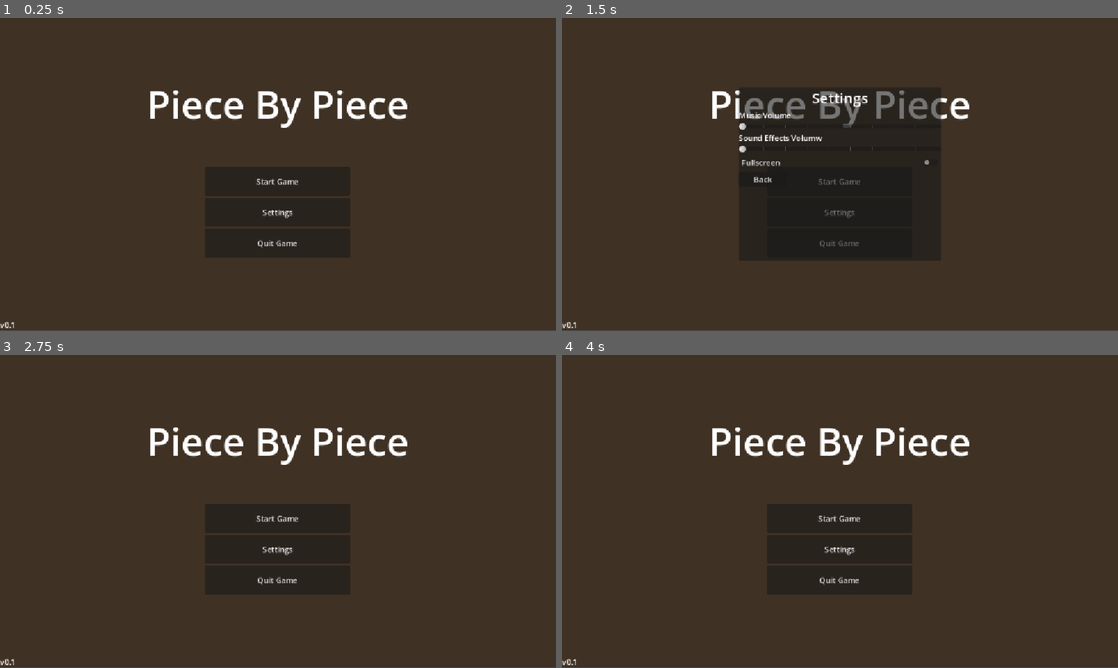
Above: before the commit, frames 1-4 (two rows, left to right).
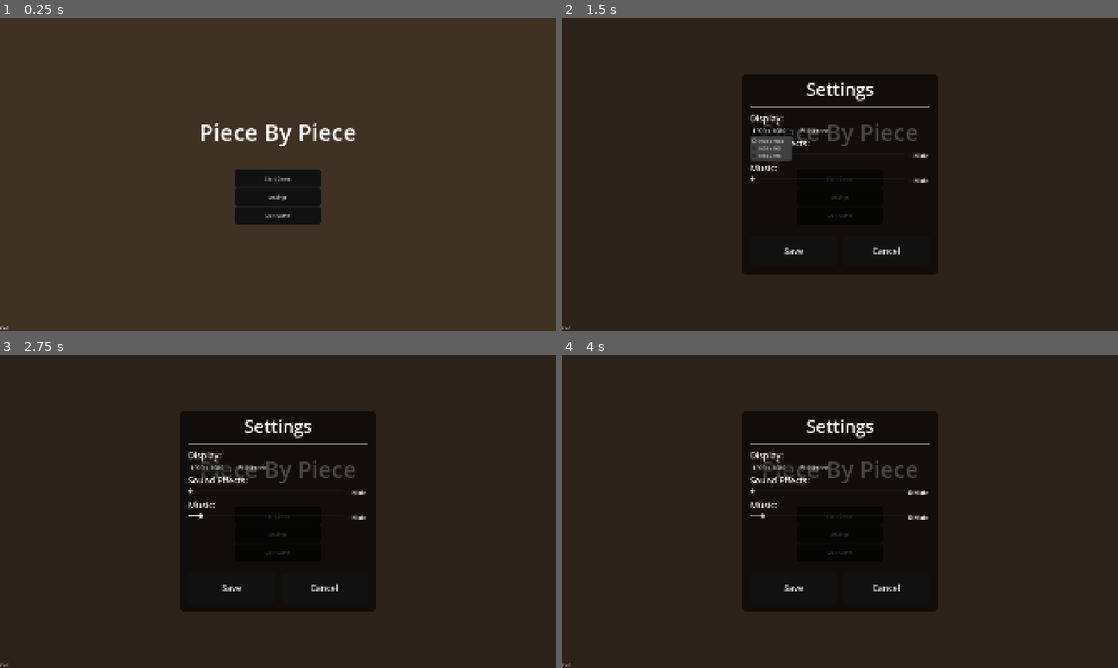
Above: after the commit, the same moments.

Repository: zsansone54/museum-game
Game: Godot game, scene res://MainMenu.tscn
Two runs of this game, one before a commit and one after it. Both use one fixed random seed, a clock stepped at 60 frames per second and the inputs below.
Inputs (mouse positions are in pixels of both pictures, inside the frame that each line leads up to):
- Up to frame 1 (0.25 s): no input
- Up to frame 2 (1.5 s): click "Settings" at 0.5 s; click (773, 130) at 1.25 s, where only the run after the commit has a clickable "1920 x 1080"
- Up to frame 3 (2.75 s): click (200, 517) at 2 s, where only the run before the commit has a clickable "Back"
- Up to frame 4 (4 s): click (917, 492) at 2.75 s, where only the run after the commit has a clickable "Mute"; click (917, 517) at 3.5 s, where only the run after the commit has a clickable "Mute"

The runs differ from the first frame. In frame 1, 3.1% of the frame differs, in the area x 0-100%, y 23-100%; in frame 2, 9.6%; in frame 3, 19%; in frame 4, 19%, in the area x 0-100%, y 18-100%.

Commit message:
settings

Diff:
--- a/game/GameData.gd
+++ b/game/GameData.gd
@@ -1,6 +1,6 @@
 extends Node
 
-static func data() -> Dictionary:
+func data() -> Dictionary:
 	return {
 		"initial values" : {
 			"starting_funds" : 25,
--- a/game/MainMenu.tscn
+++ b/game/MainMenu.tscn
@@ -2,6 +2,7 @@
 
 [ext_resource type="Script" uid="uid://br7by6rlm1u4i" path="res://MainMenu.gd" id="1_i26rj"]
 [ext_resource type="PackedScene" uid="uid://bu1af3cp8soep" path="res://SettingsMenu.tscn" id="2_eiy7p"]
+[ext_resource type="StyleBox" uid="uid://d1vcbri8riot2" path="res://rounded_button.tres" id="2_h7a2f"]
 
 [node name="MainMenu" type="Control" unique_id=1441152146]
 layout_mode = 3
@@ -70,16 +71,28 @@
 [node name="StartButton" type="Button" parent="CenterContainer/MenuBox/TitleLabel/ButtonCenter/VBoxContainer" unique_id=582135703]
 custom_minimum_size = Vector2(300, 60)
 layout_mode = 2
+theme_override_styles/normal = ExtResource("2_h7a2f")
+theme_override_styles/pressed = ExtResource("2_h7a2f")
+theme_override_styles/hover = ExtResource("2_h7a2f")
+theme_override_styles/disabled = ExtResource("2_h7a2f")
 text = "Start Game"
 
 [node name="SettingsButton" type="Button" parent="CenterContainer/MenuBox/TitleLabel/ButtonCenter/VBoxContainer" unique_id=486316680]
 custom_minimum_size = Vector2(300, 60)
 layout_mode = 2
+theme_override_styles/normal = ExtResource("2_h7a2f")
+theme_override_styles/pressed = ExtResource("2_h7a2f")
+theme_override_styles/hover = ExtResource("2_h7a2f")
+theme_override_styles/disabled = ExtResource("2_h7a2f")
 text = "Settings"
 
 [node name="QuitButton" type="Button" parent="CenterContainer/MenuBox/TitleLabel/ButtonCenter/VBoxContainer" unique_id=1879518218]
 custom_minimum_size = Vector2(300, 60)
 layout_mode = 2
+theme_override_styles/normal = ExtResource("2_h7a2f")
+theme_override_styles/pressed = ExtResource("2_h7a2f")
+theme_override_styles/hover = ExtResource("2_h7a2f")
+theme_override_styles/disabled = ExtResource("2_h7a2f")
 text = "Quit Game"
 
 [node name="SettingsMenu" parent="." unique_id=1430616981 instance=ExtResource("2_eiy7p")]
--- a/game/SettingsMenu.tscn
+++ b/game/SettingsMenu.tscn
@@ -1,6 +1,14 @@
 [gd_scene format=3 uid="uid://bu1af3cp8soep"]
 
 [ext_resource type="Script" uid="uid://dhk3begqtexxl" path="res://settings_menu.gd" id="1_svoao"]
+[ext_resource type="StyleBox" uid="uid://d1vcbri8riot2" path="res://rounded_button.tres" id="2_jttlj"]
+
+[sub_resource type="StyleBoxFlat" id="StyleBoxFlat_svoao"]
+bg_color = Color(0, 0, 0, 0.60784316)
+corner_radius_top_left = 16
+corner_radius_top_right = 16
+corner_radius_bottom_right = 16
+corner_radius_bottom_left = 16
 
 [node name="SettingsMenu" type="Control" unique_id=1430616981]
 layout_mode = 3
@@ -10,6 +18,15 @@
 grow_horizontal = 2
 grow_vertical = 2
 script = ExtResource("1_svoao")
+
+[node name="Dimmer" type="ColorRect" parent="." unique_id=1208112888]
+layout_mode = 1
+anchors_preset = 15
+anchor_right = 1.0
+anchor_bottom = 1.0
+grow_horizontal = 2
+grow_vertical = 2
+color = Color(0, 0, 0, 1)
 
 [node name="SettingsPanel" type="PanelContainer" parent="." unique_id=320651727]
 layout_mode = 1
@@ -24,46 +41,126 @@
 offset_bottom = 78.5
 grow_horizontal = 2
 grow_vertical = 2
+theme_override_styles/panel = SubResource("StyleBoxFlat_svoao")
 
 [node name="PanelMargin" type="MarginContainer" parent="SettingsPanel" unique_id=168262658]
 layout_mode = 2
+theme_override_constants/margin_left = 30
+theme_override_constants/margin_top = 10
+theme_override_constants/margin_right = 30
+theme_override_constants/margin_bottom = 30
 
 [node name="SettingsBox" type="VBoxContainer" parent="SettingsPanel/PanelMargin" unique_id=1117676388]
-custom_minimum_size = Vector2(420, 360)
+custom_minimum_size = Vector2(600, 650)
 layout_mode = 2
 
-[node name="TitleLabel" type="Label" parent="SettingsPanel/PanelMargin/SettingsBox" unique_id=1765782075]
+[node name="TitleLabel" type="Label" parent="SettingsPanel/PanelMargin/SettingsBox" unique_id=787524012]
 layout_mode = 2
-theme_override_font_sizes/font_size = 30
+theme_override_font_sizes/font_size = 60
 text = "Settings"
 horizontal_alignment = 1
 
-[node name="MusicLabel" type="Label" parent="SettingsPanel/PanelMargin/SettingsBox" unique_id=1917095615]
+[node name="Divider" type="HSeparator" parent="SettingsPanel/PanelMargin/SettingsBox" unique_id=1257328560]
+custom_minimum_size = Vector2(0, 30)
 layout_mode = 2
-text = "Music Volume"
 
-[node name="MusicSlider" type="HSlider" parent="SettingsPanel/PanelMargin/SettingsBox" unique_id=880520562]
+[node name="DisplaySection" type="VBoxContainer" parent="SettingsPanel/PanelMargin/SettingsBox" unique_id=1276027645]
 layout_mode = 2
-tick_count = 10
-ticks_position = 3
 
-[node name="SfxLabel" type="Label" parent="SettingsPanel/PanelMargin/SettingsBox" unique_id=2034420229]
+[node name="DisplayLabel" type="Label" parent="SettingsPanel/PanelMargin/SettingsBox/DisplaySection" unique_id=346712621]
 layout_mode = 2
-text = "Sound Effects Volumw"
+theme_override_font_sizes/font_size = 30
+text = "Display: "
 
-[node name="SfxSlider" type="HSlider" parent="SettingsPanel/PanelMargin/SettingsBox" unique_id=657552225]
+[node name="DisplayControls" type="HBoxContainer" parent="SettingsPanel/PanelMargin/SettingsBox/DisplaySection" unique_id=1661479191]
 layout_mode = 2
-tick_count = 10
-ticks_position = 3
 
-[node name="FullscreenButton" type="CheckButton" parent="SettingsPanel/PanelMargin/SettingsBox" unique_id=1715081866]
+[node name="ResolutionDropdown" type="OptionButton" parent="SettingsPanel/PanelMargin/SettingsBox/DisplaySection/DisplayControls" unique_id=1502580533]
 layout_mode = 2
-text = "Fullscreen"
+theme_override_font_sizes/font_size = 20
+selected = 0
+item_count = 3
+popup/item_0/text = "1920 x 1080"
+popup/item_0/id = 0
+popup/item_1/text = "1600 x 900"
+popup/item_1/id = 1
+popup/item_2/text = "1280 x 720"
+popup/item_2/id = 2
 
-[node name="Close Button" type="Button" parent="SettingsPanel/PanelMargin/SettingsBox" unique_id=1308787684]
-custom_maximum_size = Vector2(100, -1)
+[node name="FullscreenCheckbox" type="CheckBox" parent="SettingsPanel/PanelMargin/SettingsBox/DisplaySection/DisplayControls" unique_id=1097723153]
 layout_mode = 2
-text = "Back"
-icon_alignment = 1
+theme_override_font_sizes/font_size = 20
+text = "Fullscreen "
 
-[connection signal="pressed" from="SettingsPanel/PanelMargin/SettingsBox/Close Button" to="." method="_on_close_button_pressed"]
+[node name="SfxSection" type="VBoxContainer" parent="SettingsPanel/PanelMargin/SettingsBox" unique_id=713244768]
+layout_mode = 2
+
+[node name="SfxLabel" type="Label" parent="SettingsPanel/PanelMargin/SettingsBox/SfxSection" unique_id=1344075341]
+layout_mode = 2
+theme_override_font_sizes/font_size = 30
+text = "Sound Effects: "
+
+[node name="SfxControls" type="HBoxContainer" parent="SettingsPanel/PanelMargin/SettingsBox/SfxSection" unique_id=64708548]
+layout_mode = 2
+
+[node name="SfxSlider" type="HSlider" parent="SettingsPanel/PanelMargin/SettingsBox/SfxSection/SfxControls" unique_id=1682426187]
+custom_minimum_size = Vector2(0, 24)
+layout_mode = 2
+size_flags_horizontal = 3
+
+[node name="SfxMuteCheckbox" type="CheckBox" parent="SettingsPanel/PanelMargin/SettingsBox/SfxSection/SfxControls" unique_id=1568449481]
+layout_mode = 2
+theme_override_font_sizes/font_size = 20
+text = "Mute"
+
+[node name="MusicSection" type="VBoxContainer" parent="SettingsPanel/PanelMargin/SettingsBox" unique_id=125415479]
+layout_mode = 2
+
+[node name="MusicLabel" type="Label" parent="SettingsPanel/PanelMargin/SettingsBox/MusicSection" unique_id=1038538433]
+layout_mode = 2
+theme_override_font_sizes/font_size = 30
+text = "Music:                "
+
+[node name="MusicControls" type="HBoxContainer" parent="SettingsPanel/PanelMargin/SettingsBox/MusicSection" unique_id=1724919797]
+layout_mode = 2
+
+[node name="MusicSlider" type="HSlider" parent="SettingsPanel/PanelMargin/SettingsBox/MusicSection/MusicControls" unique_id=1611566298]
+custom_minimum_size = Vector2(0, 24)
+layout_mode = 2
+size_flags_horizontal = 3
+
+[node name="MusicMuteCheckBox" type="CheckBox" parent="SettingsPanel/PanelMargin/SettingsBox/MusicSection/MusicControls" unique_id=776450530]
+layout_mode = 2
+theme_override_font_sizes/font_size = 20
+text = "Mute"
+
+[node name="Spacer" type="Control" parent="SettingsPanel/PanelMargin/SettingsBox" unique_id=254392200]
+layout_mode = 2
+size_flags_vertical = 3
+
+[node name="ButtonRow" type="HBoxContainer" parent="SettingsPanel/PanelMargin/SettingsBox" unique_id=1156871407]
+layout_mode = 2
+theme_override_constants/separation = 20
+
+[node name="SaveButton" type="Button" parent="SettingsPanel/PanelMargin/SettingsBox/ButtonRow" unique_id=1231447990]
+custom_minimum_size = Vector2(300, 100)
+layout_mode = 2
+theme_override_font_sizes/font_size = 30
+theme_override_styles/normal = ExtResource("2_jttlj")
+theme_override_styles/pressed = ExtResource("2_jttlj")
+theme_override_styles/hover = ExtResource("2_jttlj")
+theme_override_styles/disabled = ExtResource("2_jttlj")
+text = "Save"
+
+[node name="CancelButton" type="Button" parent="SettingsPanel/PanelMargin/SettingsBox/ButtonRow" unique_id=3932901]
+custom_minimum_size = Vector2(300, 100)
+layout_mode = 2
+theme_override_font_sizes/font_size = 30
+theme_override_styles/normal = ExtResource("2_jttlj")
+theme_override_styles/pressed = ExtResource("2_jttlj")
+theme_override_styles/hover = ExtResource("2_jttlj")
+theme_override_styles/disabled = ExtResource("2_jttlj")
+text = "Cancel"
+
+[connection signal="pressed" from="SettingsPanel/PanelMargin/SettingsBox/ButtonRow/SaveButton" to="." method="_on_save_button_pressed"]
+[connection signal="pressed" from="SettingsPanel/PanelMargin/SettingsBox/ButtonRow/CancelButton" to="." method="_on_cancel_button_pressed"]
--- a/game/project.godot
+++ b/game/project.godot
@@ -22,8 +22,9 @@
 
 [display]
 
+window/size/viewport_width=1920
+window/size/viewport_height=1080
 window/stretch/mode="canvas_items"
-window/stretch/aspect="expand"
 
 [physics]
 
--- /dev/null
+++ b/game/rounded_button.tres
@@ -0,0 +1,8 @@
+[gd_resource type="StyleBoxFlat" format=3 uid="uid://d1vcbri8riot2"]
+
+[resource]
+bg_color = Color(0.06954939, 0.06879509, 0.066743225, 1)
+corner_radius_top_left = 10
+corner_radius_top_right = 10
+corner_radius_bottom_right = 10
+corner_radius_bottom_left = 10
--- a/game/settings_menu.gd
+++ b/game/settings_menu.gd
@@ -2,22 +2,42 @@
 
 @onready var settings_panel: PanelContainer = $SettingsPanel
 @onready var dimmer: ColorRect = $Dimmer
+@onready var resolution_dropdown: OptionButton = $SettingsPanel/PanelMargin/SettingsBox/DisplaySection/DisplayControls/ResolutionDropdown
+@onready var fullscreen_check_box: CheckBox = $SettingsPanel/PanelMargin/SettingsBox/DisplaySection/DisplayControls/FullscreenCheckbox
+@onready var sfx_slider: HSlider = $SettingsPanel/PanelMargin/SettingsBox/SfxSection/SfxControls/SfxSlider
+@onready var sfx_mute_check_box: CheckBox = $SettingsPanel/PanelMargin/SettingsBox/SfxSection/SfxControls/SfxMuteCheckbox
+@onready var music_slider: HSlider = $SettingsPanel/PanelMargin/SettingsBox/MusicSection/MusicControls/MusicSlider
+@onready var music_mute_check_box: CheckBox = $SettingsPanel/PanelMargin/SettingsBox/MusicSection/MusicControls/MusicMuteCheckBox
 
 var open_position: Vector2
 var closed_position: Vector2
+var saved_resolution_index: int
+var saved_fullscreen: bool
+var saved_sfx_volume: float
+var saved_sfx_muted: bool
+var saved_music_volume: float
+var saved_music_muted: bool
+
+const RESOLUTIONS = [
+	Vector2i(1920, 1080),
+	Vector2i(1600, 900),
+	Vector2i(1280, 720)
+]
 
 func _ready() -> void:
 	open_position = settings_panel.position
 	closed_position = open_position + Vector2(0, settings_panel.size.y + 20)
+	remember_current_settings()
 	hide()
 
 func open() -> void:
 	show()
 	settings_panel.position = closed_position
+	dimmer.color.a = 0.0
 	var tween = create_tween().set_parallel(true)
 	tween.tween_property(settings_panel, "position", open_position, 0.35)\
 		.set_trans(Tween.TRANS_QUART).set_ease(Tween.EASE_OUT)
-	tween.tween_property(dimmer, "color:a", 0.65, 0.2)
+	tween.tween_property(dimmer, "color:a", 0.3, 0.2)
 
 func close() -> void:
 	var tween = create_tween().set_parallel(true)
@@ -26,6 +46,36 @@
 	tween.tween_property(dimmer, "color:a", 0.0, 0.2)
 	tween.chain().tween_callback(hide)
 
+func remember_current_settings() -> void:
+	saved_resolution_index = resolution_dropdown.selected
+	saved_fullscreen = fullscreen_check_box.button_pressed
+	saved_sfx_volume = sfx_slider.value
+	saved_sfx_muted = sfx_mute_check_box.button_pressed
+	saved_music_volume = music_slider.value
+	saved_music_muted = music_mute_check_box.button_pressed
 
-func _on_close_button_pressed() -> void:
+func restore_saved_settings() -> void:
+	resolution_dropdown.select(saved_resolution_index)
+	fullscreen_check_box.button_pressed = saved_fullscreen
+	sfx_slider.value = saved_sfx_volume
+	sfx_mute_check_box.button_pressed = saved_sfx_muted
+	music_slider.value = saved_music_volume
+	music_mute_check_box.button_pressed = saved_music_muted
+
+func apply_display_settings() -> void:
+	if fullscreen_check_box.button_pressed:
+		get_window().mode = Window.MODE_FULLSCREEN
+	else:
+		get_window().mode = Window.MODE_WINDOWED
+
+		if resolution_dropdown.selected >= 0:
+			get_window().size = RESOLUTIONS[resolution_dropdown.selected]
+
+func _on_save_button_pressed() -> void:
+	apply_display_settings()
+	remember_current_settings()
 	close()
+
+func _on_cancel_button_pressed() -> void:
+	restore_saved_settings()
+	close()
